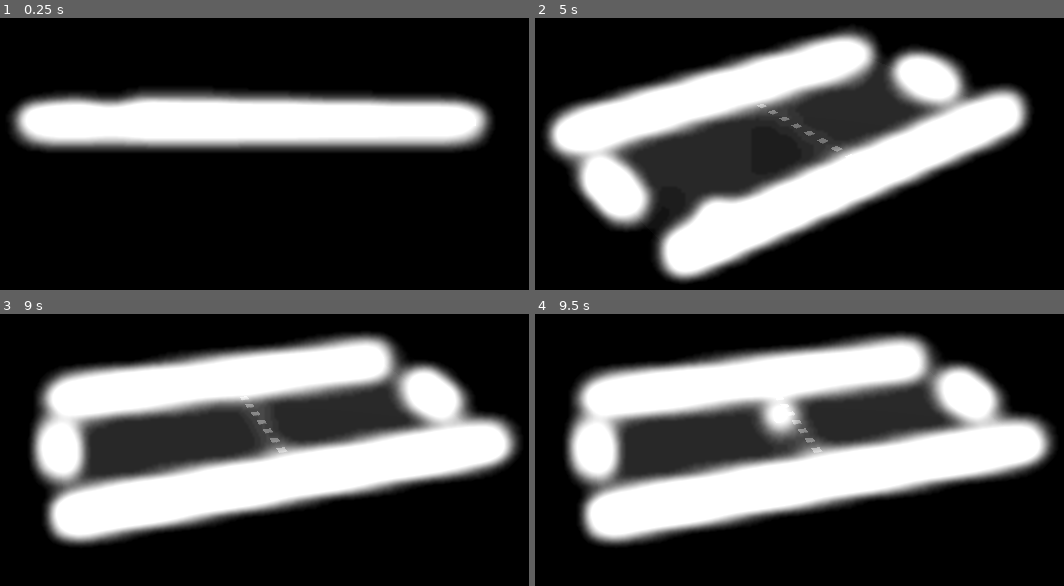
Above: before the commit, frames 1-4 (two rows, left to right).
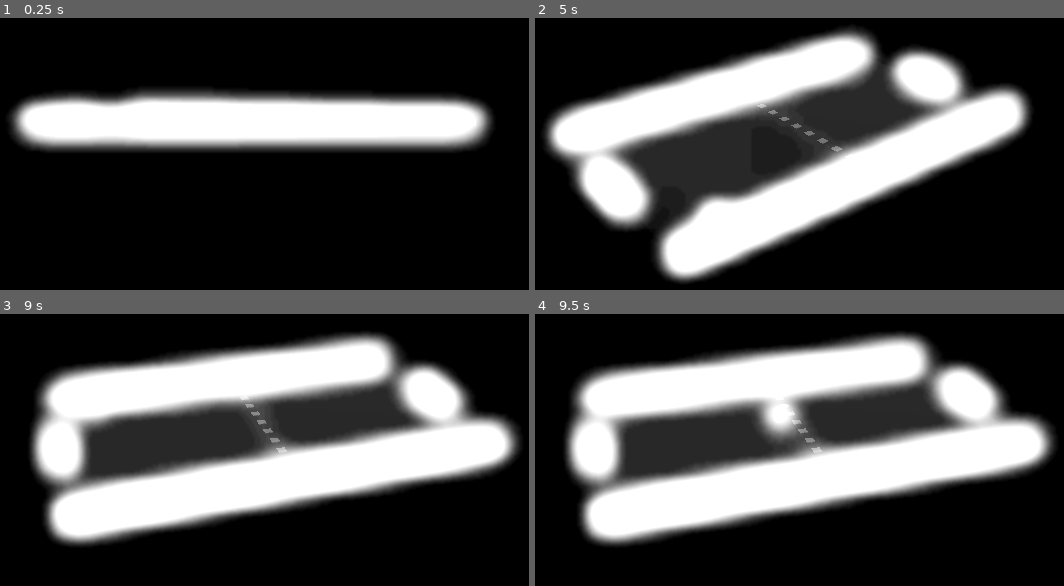
Above: after the commit, the same moments.

Repository: andersonmadeira/3d-pong-gd
Game: Godot game, scene res://scenes/game.tscn
Two runs of this game, one before a commit and one after it. Both use one fixed random seed, a clock stepped at 60 frames per second and the inputs below.
Inputs (mouse positions are in pixels of both pictures, inside the frame that each line leads up to):
- Up to frame 1 (0.25 s): no input
- Up to frame 2 (5 s): tap Enter at 0.5, 4.25 s; move the mouse to (974, 105) at 0.52 s; tap Up (camera_rotate_down) at 0.6, 4.35 s; click (974, 105) at 0.67 s; move the mouse to (635, 148) at 1.27 s; tap Left (camera_rotate_left) at 1.35 s; click (635, 148) at 1.42 s; move the mouse to (878, 28) at 2.02 s; tap Right (camera_rotate_right) at 2.1 s; click (878, 28) at 2.17 s; move the mouse to (757, 216) at 2.77 s; tap Down (camera_rotate_up) at 2.85 s; click (757, 216) at 2.92 s; tap Space at 3.5 s; move the mouse to (1037, 194) at 3.52 s; hold G (generate) 3.53-4.28 s; click (1037, 194) at 3.67 s; move the mouse to (556, 58) at 4.27 s; click (556, 58) at 4.42 s
- Up to frame 3 (9 s): move the mouse to (301, 422) at 5.02 s; tap Left (camera_rotate_left) at 5.1, 8.85 s; click (301, 422) at 5.17 s; move the mouse to (outside the picture) at 5.77 s; tap Right (camera_rotate_right) at 5.85 s; click (outside the picture) at 5.92 s; move the mouse to (439, 401) at 6.52 s; tap Down (camera_rotate_up) at 6.6 s; click (439, 401) at 6.67 s; tap Space at 7.25 s; move the mouse to (100, 444) at 7.27 s; tap G (generate) at 7.35 s; click (100, 444) at 7.42 s; tap Enter at 8 s; move the mouse to (343, 324) at 8.02 s; tap Up (camera_rotate_down) at 8.1 s; click (343, 324) at 8.17 s; move the mouse to (222, 512) at 8.77 s; click (222, 512) at 8.92 s
- Up to frame 4 (9.5 s): no input

Frames 1-2 are identical in both runs. In frame 3, 0.2% of the frame differs, in the area x 15-21%, y 36-42%; in frame 4, nothing differs.

Commit message:
Make the ball bounce off when colliding with walls or paddle

Diff:
--- a/scenes/ball.gd
+++ b/scenes/ball.gd
@@ -3,14 +3,12 @@
 
 @export var min_start_angle := 30.0
 @export var max_start_angle := 70.0
+@export var speed := 15.0
 
 @onready var debug_mesh: MeshInstance3D = $DebugMesh
 
-const SPEED = 15.0
-
 var rand := RandomNumberGenerator.new()
-
-var _direction := Vector3.ZERO
+var _velocity := Vector3.ZERO
 
 func _ready() -> void:
 	_reset()
@@ -25,20 +23,25 @@
 	global_position.x = 0
 
 	# debug_mesh.global_position = _get_random_direction() * 5
-	_direction = _get_random_direction()
+	var direction = _get_random_direction()
+
+	_velocity.x = direction.x * speed
+	_velocity.z = direction.z * speed
 
 func _get_random_direction() -> Vector3:
 	var xDirection = -1 if rand.randf() >= 0.5 else 1
 	var yDirection = -1 if rand.randf() >= 0.5 else 1
 	var angle = rand.randf_range(min_start_angle, max_start_angle)
 
+	# Get x,y coords given the angle
 	var x = cos(deg_to_rad(angle)) * xDirection
 	var y = sin(deg_to_rad(angle)) * yDirection
 
 	return Vector3(x, global_position.y, y)
 
-func _physics_process(_delta: float) -> void:
-	velocity.x = _direction.x * SPEED
-	velocity.z = _direction.z * SPEED
+func _physics_process(delta: float) -> void:
+	var collision = move_and_collide(_velocity * delta)
 
-	move_and_slide()
+	# If we collided with something, bounce off
+	if collision:
+		_velocity = _velocity.bounce(collision.get_normal())
--- a/scenes/paddle.tscn
+++ b/scenes/paddle.tscn
@@ -2,7 +2,8 @@
 
 [ext_resource type="Material" uid="uid://dqyrnk2rssj8" path="res://materials/white_material.tres" id="1_mo886"]
 
-[sub_resource type="BoxShape3D" id="BoxShape3D_e4g8o"]
+[sub_resource type="BoxShape3D" id="BoxShape3D_7m0m4"]
+size = Vector3(8, 1, 1)
 
 [sub_resource type="BoxMesh" id="BoxMesh_b46pc"]
 size = Vector3(8, 1, 1)
@@ -11,7 +12,7 @@
 transform = Transform3D(1, 0, 0, 0, 1, 0, 0, 0, 1, 0, 0.5, 0)
 
 [node name="CollisionShape3D" type="CollisionShape3D" parent="."]
-shape = SubResource("BoxShape3D_e4g8o")
+shape = SubResource("BoxShape3D_7m0m4")
 
 [node name="MeshInstance3D" type="MeshInstance3D" parent="."]
 mesh = SubResource("BoxMesh_b46pc")
